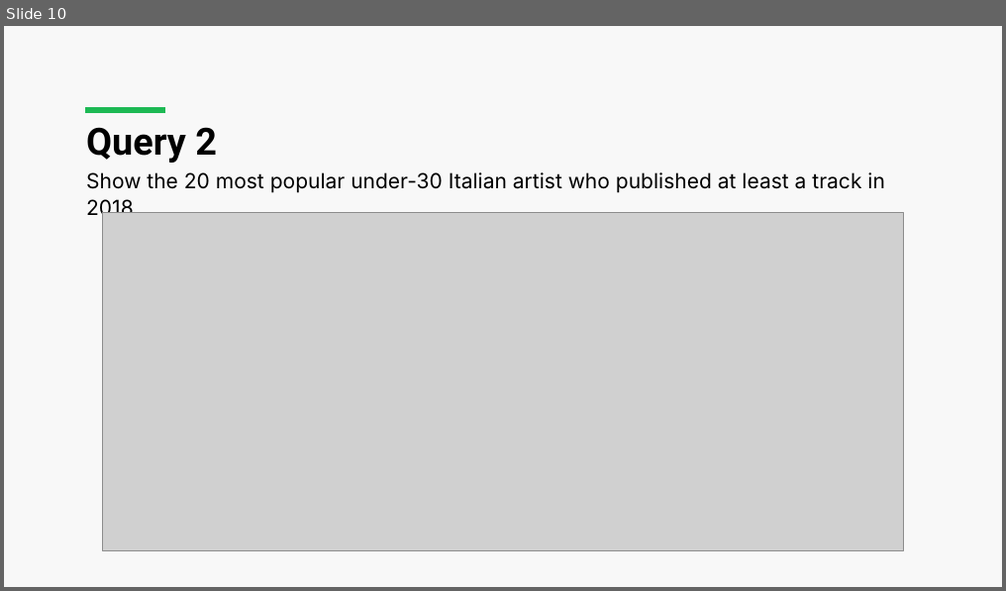
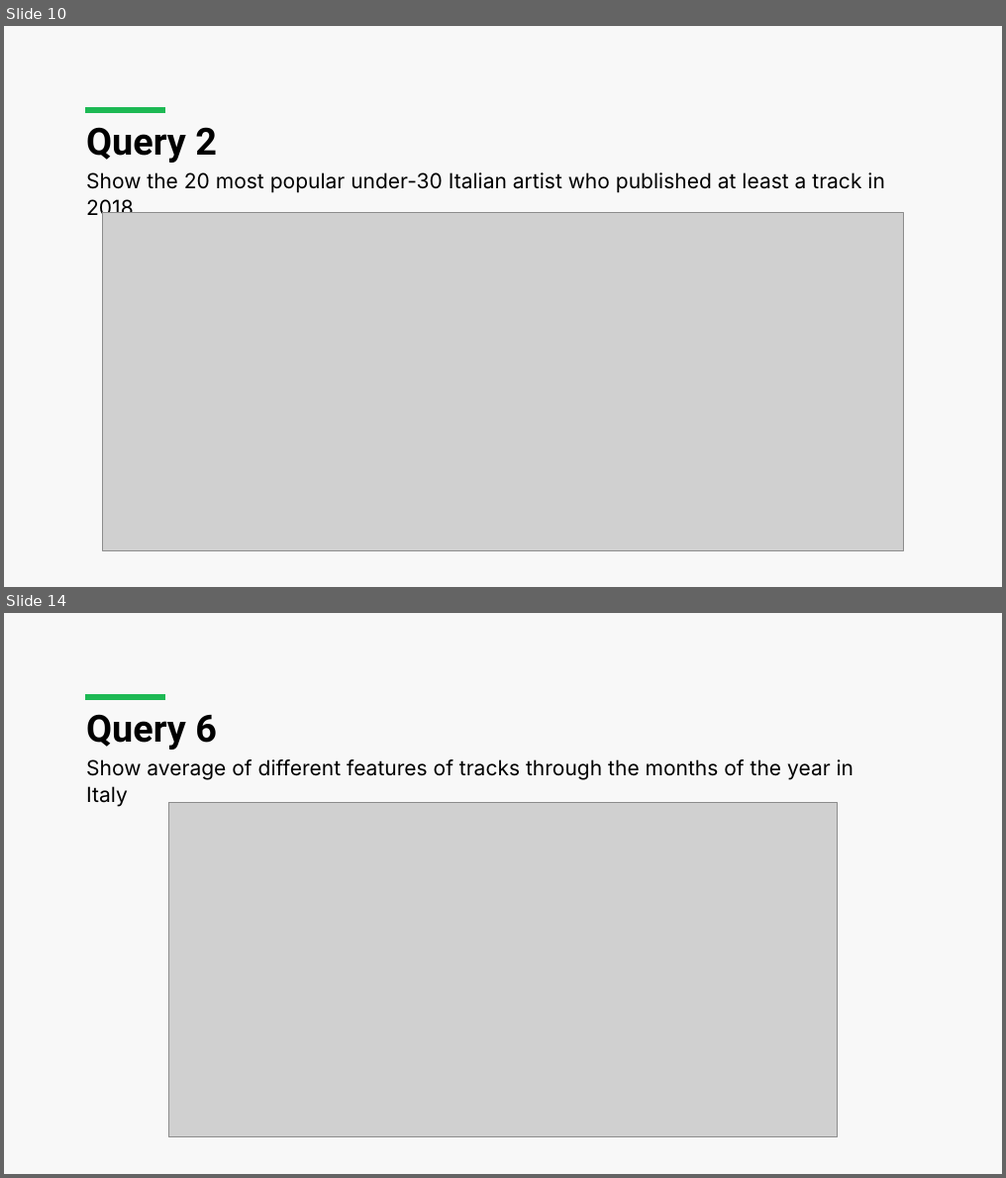
Before and after one commit to luca-martinelli-09/spotify-lod, a slide deck: Spotify_Presentation.pptx. Shown one above the other, each under a label of ours: slide 10 before the commit, slides 10 and 14 after it; the slides between them are not shown. The pictures are 1006x591 and 1006x1178 pixels, drawn with LibreOffice and Linux fonts; fonts in the diff are those of the drawing; grey boxes stand for pictures. Boxes give left, top, right and bottom in pixels: in the first picture for what was removed or moved away, otherwise in the second. Text is boxed around its words. In the diff, an @@ line names an element or a change of style, - is before the commit and + after.

```diff
--- a/Spotify_Presentation.pptx
+++ b/Spotify_Presentation.pptx
@@ slide 14 added at (x1=4, y1=613, x2=1002, y2=1174), background #F8F8F8; not listed: 1 template element that a slide beside it also shows @@
@@ title added at (x1=86, y1=714, x2=217, y2=750), 36 pt, text #000000, bold @@
+Query 6
@@ text added at (x1=86, y1=760, x2=853, y2=780), 20 pt, text #000000 @@
+Show average of different features of tracks through the months of the year in Italy
@@ picture added at (x1=168, y1=802, x2=838, y2=1138) @@
```
Also in this commit, not shown: 1 slide changed, 8 other slides added, 1 other file.
